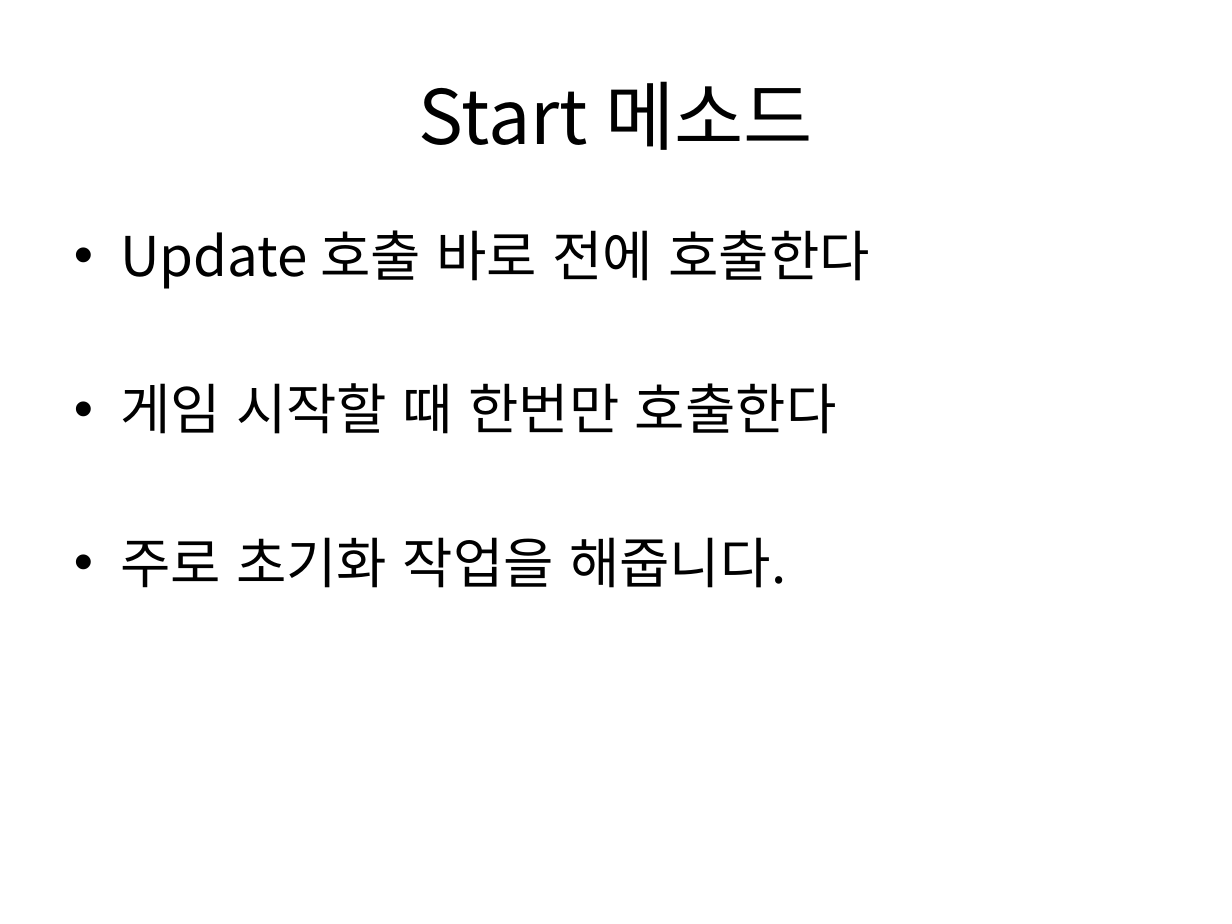
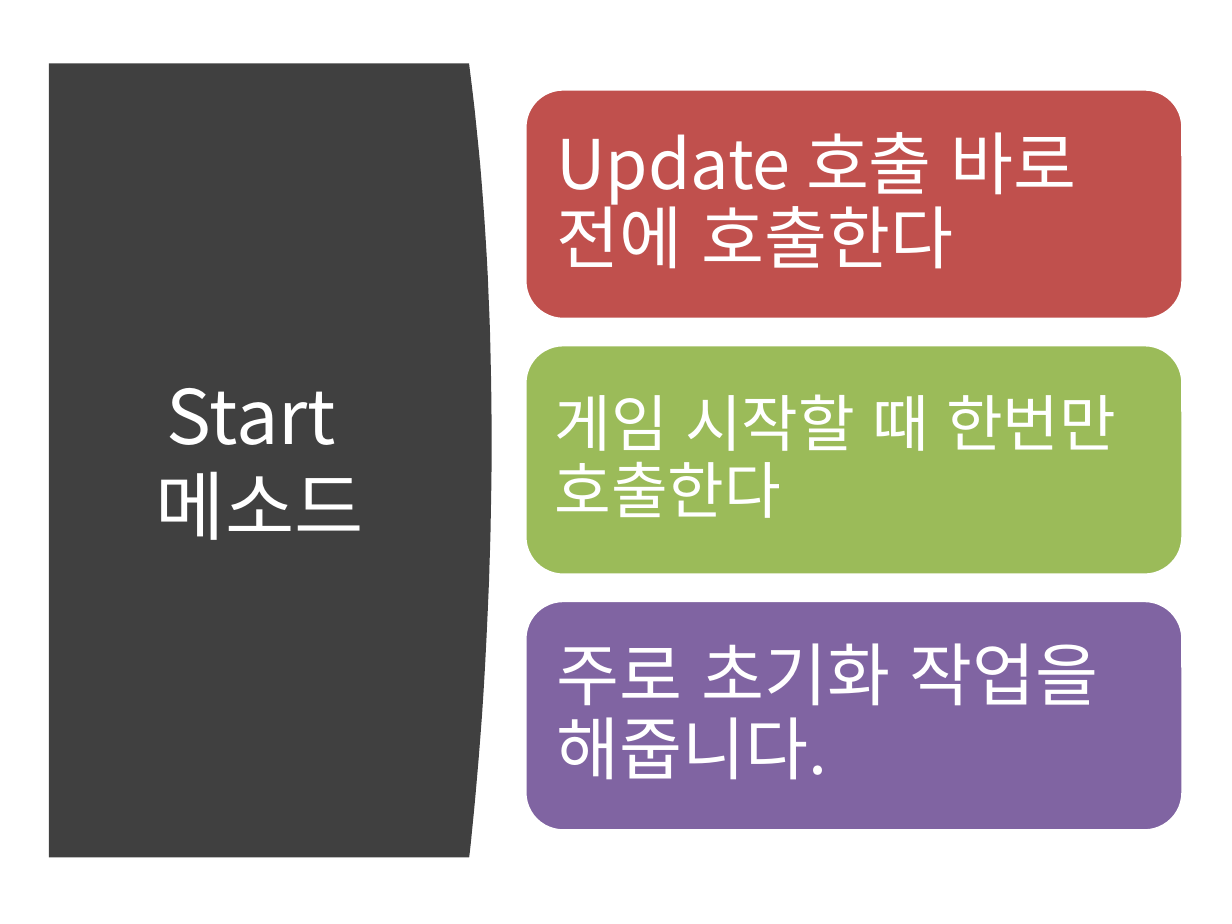
Before and after one commit to IamGroooooot/cien-unity-2019, a slide deck: slide 37 of 1주차.pptx (slide 34 before the commit). Drawn at 1232x924 pixels with LibreOffice and Linux fonts; fonts in the diff are those of the drawing. Boxes give left, top, right and bottom in pixels: in the first picture for what was removed or moved away, otherwise in the second. Text is boxed around its words. In the diff, an @@ line names an element or a change of style, - is before the commit and + after.

```diff
--- a/1주차.pptx
+++ b/1주차.pptx
@@ freeform shape added at box(49, 64, 492, 857), fill #404040 @@
@@ title "Start 메소드": place and size @@
-title "Start 메소드" at box(419, 81, 813, 150)
+title "Start 메소드" at box(156, 388, 364, 540)
@@ title "Start 메소드" at box(156, 388, 364, 540): text colour #000000 to #FFFFFF @@
@@ text removed at box(120, 230, 870, 588) @@
-• Update 호출 바로 전에 호출한다
-• 게임 시작할 때 한번만 호출한다
-• 주로 초기화 작업을 해줍니다.
@@ group added at box(525, 89, 1183, 830): 3 rounded rectangles, 3 texts @@
+Update 호출 바로 전에 호출한다
+게임 시작할 때 한번만 호출한다
+주로 초기화 작업을 해줍니다.
```
Also in this commit, not shown: 19 other slides changed, 12 slides added, 1 slide removed.
